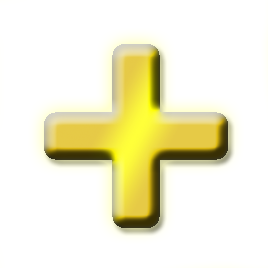
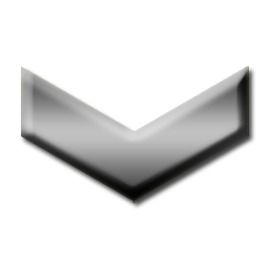
Layers edited between the first and the second w=268, h=268 image:
hid "Layer 3 copy" over (44, 44, 228, 228)
showed "Layer 1", painted on it over (21, 30, 249, 242)
